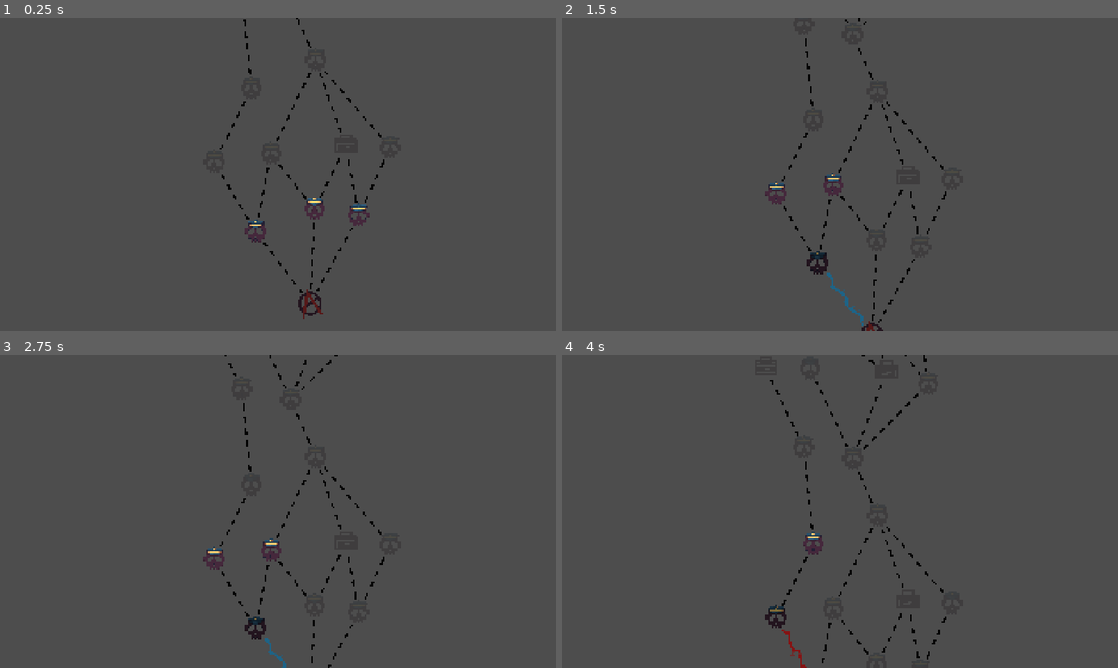
Above: before the commit, frames 1-4 (two rows, left to right).
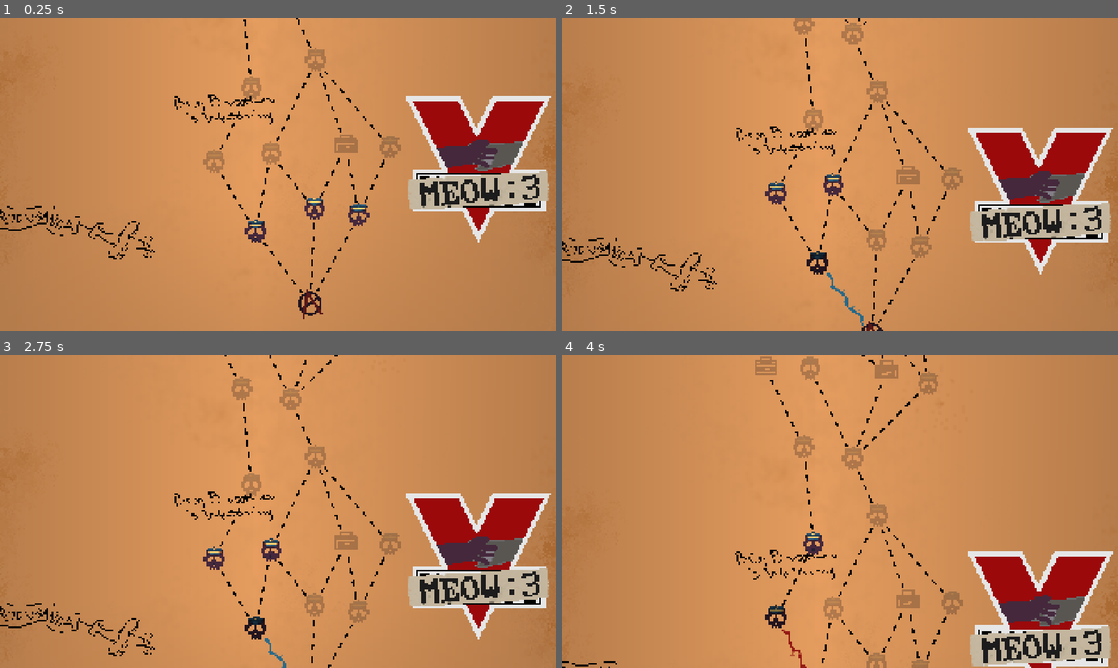
Above: after the commit, the same moments.

Repository: Winter-Aria/SouperSerious
Game: Godot game, scene res://Scenes/map_screen.tscn
The game is run twice, just before and just after one commit, with the same random seed, the same clock (stepped at 60 frames per second) and the same inputs. This scene is started directly instead of the project's main scene. The engine's default icon, where the game draws it, is replaced by a stand-in: a white triangle on a blue panel in a dark square.
Inputs (mouse positions are in pixels of both pictures, inside the frame that each line leads up to):
- Up to frame 1 (0.25 s): no input
- Up to frame 2 (1.5 s): click (873, 302) at 0.5 s; click (817, 230) at 1.27 s
- Up to frame 3 (2.75 s): click (255, 627) at 2.02 s
- Up to frame 4 (4 s): click (778, 558) at 2.77 s; click (778, 614) at 3.52 s

The runs differ from the first frame. In frame 1, 98% of the frame differs, in the area x 0-100%, y 0-100%; in frame 2, 98%; in frame 3, 99%; in frame 4, 99%.

Commit message:
added cause and effect stump.

Diff:
--- /dev/null
+++ b/souper-serious-game-jam/Scenes/CauseEffectRule.tscn
@@ -0,0 +1,74 @@
+[gd_scene format=3 uid="uid://dc212pest7jqu"]
+
+[ext_resource type="Script" uid="uid://dier3dbkoegkj" path="res://Scenes/global_rule.gd" id="1_75i0n"]
+
+[node name="GlobalRule" type="Control" unique_id=167755213 node_paths=PackedStringArray("newItemPromptLabel", "option1Button", "option2Button", "causeOptionsContainer", "effectOptionsContainer", "confirmButton", "continueButton")]
+layout_mode = 3
+anchors_preset = 0
+offset_right = 40.0
+offset_bottom = 40.0
+script = ExtResource("1_75i0n")
+newItemPromptLabel = NodePath("NewItemLabel")
+option1Button = NodePath("Option1")
+option2Button = NodePath("Option2")
+causeOptionsContainer = NodePath("CauseList")
+effectOptionsContainer = NodePath("EffectList")
+confirmButton = NodePath("Confirm")
+continueButton = NodePath("Continue")
+
+[node name="CauseList" type="VBoxContainer" parent="." unique_id=80174119]
+layout_mode = 0
+offset_left = 165.0
+offset_top = -133.0
+offset_right = 205.0
+offset_bottom = -93.0
+
+[node name="EffectList" type="VBoxContainer" parent="." unique_id=148304789]
+layout_mode = 0
+offset_left = 362.0
+offset_top = -131.0
+offset_right = 402.0
+offset_bottom = -91.0
+
+[node name="NewItemLabel" type="Label" parent="." unique_id=465352683]
+layout_mode = 0
+offset_left = 227.0
+offset_top = -176.0
+offset_right = 298.0
+offset_bottom = -137.0
+horizontal_alignment = 1
+
+[node name="Confirm" type="Button" parent="." unique_id=1578345682]
+layout_mode = 0
+offset_left = 429.0
+offset_top = 166.0
+offset_right = 500.0
+offset_bottom = 197.0
+text = "Confirm"
+
+[node name="Continue" type="Button" parent="." unique_id=708421926]
+layout_mode = 0
+offset_left = 530.0
+offset_top = 166.0
+offset_right = 609.0
+offset_bottom = 197.0
+text = "Continue"
+
+[node name="Camera2D" type="Camera2D" parent="." unique_id=977542475]
+position = Vector2(270, 11)
+zoom = Vector2(2.495, 2.495)
+
+[node name="Option1" type="Button" parent="." unique_id=1769967410]
+layout_mode = 0
+offset_left = 104.0
+offset_right = 176.0
+offset_bottom = 31.0
+text = "option 1"
+
+[node name="Option2" type="Button" parent="." unique_id=1703903856]
+layout_mode = 0
+offset_left = 369.0
+offset_top = 1.0
+offset_right = 441.0
+offset_bottom = 32.0
+text = "option 2"
--- /dev/null
+++ b/souper-serious-game-jam/Scenes/global_rule.gd
@@ -0,0 +1,119 @@
+extends Control
+
+@export var newItemPromptLabel: Label
+@export var option1Button: Button
+@export var option2Button: Button
+@export var causeOptionsContainer: VBoxContainer
+@export var effectOptionsContainer: VBoxContainer
+@export var confirmButton: Button
+@export var continueButton: Button
+
+var mapScreen: Node2D
+var selectedCause: RuleCause
+var selectedEffect: RuleEffect
+
+var pendingChoiceIsCause: bool = true
+var pendingOption1
+var pendingOption2
+
+func Setup(screen: Node2D) -> void:
+	$Camera2D.make_current()
+
+	mapScreen = screen
+	confirmButton.visible = false
+	continueButton.visible = false
+	option1Button.visible = true
+	option2Button.visible = true
+
+	confirmButton.pressed.connect(OnConfirmPressed)
+	continueButton.pressed.connect(OnContinuePressed)
+
+	PresentGrantChoice()
+
+func PresentGrantChoice() -> void:
+	if mapScreen.collectedCauses.size() == 0:
+		pendingChoiceIsCause = true
+	elif mapScreen.collectedEffects.size() == 0:
+		pendingChoiceIsCause = false
+	else:
+		pendingChoiceIsCause = randf() < 0.5
+
+	if pendingChoiceIsCause:
+		var allCauses = RuleContentList.GetAllCauses()
+		allCauses.shuffle()
+		pendingOption1 = allCauses[0]
+		pendingOption2 = allCauses[1]
+		newItemPromptLabel.text = "Choose a new Cause:"
+	else:
+		var allEffects = RuleContentList.GetAllEffects()
+		allEffects.shuffle()
+		pendingOption1 = allEffects[0]
+		pendingOption2 = allEffects[1]
+		newItemPromptLabel.text = "Choose a new Effect:"
+
+	option1Button.text = pendingOption1.displayName
+	option2Button.text = pendingOption2.displayName
+
+	option1Button.pressed.connect(OnOption1Picked)
+	option2Button.pressed.connect(OnOption2Picked)
+
+func OnOption1Picked() -> void:
+	ConfirmGrant(pendingOption1)
+
+func OnOption2Picked() -> void:
+	ConfirmGrant(pendingOption2)
+
+func ConfirmGrant(chosen) -> void:
+	option1Button.visible = false
+	option2Button.visible = false
+	option1Button.pressed.disconnect(OnOption1Picked)
+	option2Button.pressed.disconnect(OnOption2Picked)
+
+	if pendingChoiceIsCause:
+		mapScreen.collectedCauses.append(chosen)
+		newItemPromptLabel.text = "Gained Cause: " + chosen.displayName
+	else:
+		mapScreen.collectedEffects.append(chosen)
+		newItemPromptLabel.text = "Gained Effect: " + chosen.displayName
+
+	if mapScreen.collectedCauses.size() > 0 and mapScreen.collectedEffects.size() > 0:
+		PopulateOptions()
+		confirmButton.visible = true
+	else:
+		continueButton.visible = true
+
+func PopulateOptions() -> void:
+	for child in causeOptionsContainer.get_children():
+		child.queue_free()
+	for child in effectOptionsContainer.get_children():
+		child.queue_free()
+
+	for cause in mapScreen.collectedCauses:
+		var btn = Button.new()
+		btn.text = cause.displayName
+		btn.pressed.connect(func(): SelectCause(cause))
+		causeOptionsContainer.add_child(btn)
+
+	for effect in mapScreen.collectedEffects:
+		var btn = Button.new()
+		btn.text = effect.displayName
+		btn.pressed.connect(func(): SelectEffect(effect))
+		effectOptionsContainer.add_child(btn)
+
+func SelectCause(cause: RuleCause) -> void:
+	selectedCause = cause
+
+func SelectEffect(effect: RuleEffect) -> void:
+	selectedEffect = effect
+
+func OnConfirmPressed() -> void:
+	if selectedCause and selectedEffect:
+		var rule = ActiveRule.new()
+		rule.cause = selectedCause
+		rule.effect = selectedEffect
+		mapScreen.activeRules.append(rule)
+		confirmButton.visible = false
+		continueButton.visible = true
+
+func OnContinuePressed() -> void:
+	queue_free()
--- a/souper-serious-game-jam/Scenes/map_screen.tscn
+++ b/souper-serious-game-jam/Scenes/map_screen.tscn
@@ -6,6 +6,7 @@
 [ext_resource type="PackedScene" uid="uid://cnp5f5hgsntxr" path="res://Scenes/SpinThatWheel.tscn" id="3_w4cr0"]
 [ext_resource type="Script" uid="uid://bg3utsm30q026" path="res://Scripts/path_lines.gd" id="4_vmmbu"]
 [ext_resource type="Script" uid="uid://boic3mrdov2g4" path="res://Scripts/map_camera.gd" id="5_pc8n1"]
+[ext_resource type="PackedScene" uid="uid://dc212pest7jqu" path="res://Scenes/CauseEffectRule.tscn" id="5_w06ng"]
 [ext_resource type="Texture2D" uid="uid://o03akv7r11k4" path="res://Art/MapBackground/MapBackground.png" id="6_w4cr0"]
 
 [node name="MapScreen" type="Node2D" unique_id=7276114]
@@ -13,6 +14,7 @@
 MapButton = ExtResource("2_wcttb")
 PlayerMarkerScene = ExtResource("3_1qph8")
 WheelEncounterScene = ExtResource("3_w4cr0")
+GlobalRuleEncounterScene = ExtResource("5_w06ng")
 
 [node name="PathLines" type="Node2D" parent="." unique_id=952606393]
 scale = Vector2(2.4393706, 2.441481)
@@ -27,6 +29,6 @@
 [node name="Background" type="Sprite2D" parent="." unique_id=1641573354]
 z_index = -4
 texture_filter = 1
-position = Vector2(-7.9999695, -6504.0005)
+position = Vector2(-32.000004, -3192.0002)
 scale = Vector2(5.859863, 5.859863)
 texture = ExtResource("6_w4cr0")
--- /dev/null
+++ b/souper-serious-game-jam/Scripts/active_rule.gd
@@ -0,0 +1,8 @@
+extends Resource
+class_name ActiveRule
+
+var cause: RuleCause
+var effect: RuleEffect
+
+func GetDescription() -> String:
+	return "WHEN " + cause.displayName + " THEN " + effect.displayName
--- a/souper-serious-game-jam/Scripts/map_screen.gd
+++ b/souper-serious-game-jam/Scripts/map_screen.gd
@@ -6,9 +6,14 @@
 var currentNodeId: String = "start"
 var playerMarker: Node2D
 
+var collectedCauses: Array[RuleCause] = []
+var collectedEffects: Array[RuleEffect] = []
+var activeRules: Array[ActiveRule] = []
+
 @export var MapButton: PackedScene
 @export var PlayerMarkerScene: PackedScene
 @export var WheelEncounterScene: PackedScene
+@export var GlobalRuleEncounterScene: PackedScene
 
 func _ready() -> void:
 	var generator = MapGenerator.new()
@@ -26,17 +31,8 @@
 	add_child(playerMarker)
 
 	var startNode = FindNodeById("start")
-	var startNextRow = GetNextRowNodes(startNode)
 	$MapCamera.SetTarget(startNode)
 	MovePlayerMarkerTo(startNode)
-
-func GetNextRowNodes(node: MapNode) -> Array[MapNode]:
-	var nextRowNodes: Array[MapNode] = []
-	for connId in node.connections:
-		var target = FindNodeById(connId)
-		if target:
-			nextRowNodes.append(target)
-	return nextRowNodes
 
 func SpawnNodeButton(nodeData: MapNode) -> void:
 	var button = MapButton.instantiate()
@@ -70,8 +66,10 @@
 	LockSiblingsInSameRow(node)
 	RefreshAllButtons()
 	$PathLines.SetTraveled(traveledConnections)
+
 	$MapCamera.SetTarget(node)
 	MovePlayerMarkerTo(node)
+
 	if node.type != MapNode.NodeType.START:
 		TriggerEncounter(node)
 
@@ -84,9 +82,14 @@
 			wheelInstance.tree_exited.connect(OnEncounterClosed)
 			self.visible = false
 			set_process_input(false)
+		MapNode.NodeType.GLOBAL_RULE:
+			var ruleInstance = GlobalRuleEncounterScene.instantiate()
+			get_tree().root.add_child(ruleInstance)
+			ruleInstance.Setup(self)
+			ruleInstance.tree_exited.connect(OnEncounterClosed)
+			self.visible = false
+			set_process_input(false)
 		MapNode.NodeType.COMBAT:
-			pass
-		MapNode.NodeType.GLOBAL_RULE:
 			pass
 		MapNode.NodeType.BOSS:
 			pass
@@ -94,6 +97,7 @@
 func OnEncounterClosed() -> void:
 	self.visible = true
 	set_process_input(true)
+	$MapCamera.make_current()
 
 func LockSiblingsInSameRow(chosenNode: MapNode) -> void:
 	for node in mapNodes:
--- /dev/null
+++ b/souper-serious-game-jam/Scripts/rule_cause.gd
@@ -0,0 +1,6 @@
+extends Resource
+class_name RuleCause
+
+var id: String
+var displayName: String
+var description: String
--- /dev/null
+++ b/souper-serious-game-jam/Scripts/rule_content_list.gd
@@ -0,0 +1,30 @@
+extends RefCounted
+class_name RuleContentList
+
+static func GetAllCauses() -> Array[RuleCause]:
+	var causes: Array[RuleCause] = []
+	causes.append(MakeCause("on_damage_taken", "When you take damage"))
+	causes.append(MakeCause("on_turn_start", "At the start of your turn"))
+	causes.append(MakeCause("on_card_play", "When you play a card"))
+	causes.append(MakeCause("on_enemy_death", "When an enemy dies"))
+	return causes
+
+static func GetAllEffects() -> Array[RuleEffect]:
+	var effects: Array[RuleEffect] = []
+	effects.append(MakeEffect("draw_card", "Draw a card"))
+	effects.append(MakeEffect("heal_small", "Heal a small amount"))
+	effects.append(MakeEffect("deal_damage", "Deal damage to a random enemy"))
+	effects.append(MakeEffect("gain_block", "Gain a small amount of block"))
+	return effects
+
+static func MakeCause(id: String, name: String) -> RuleCause:
+	var c = RuleCause.new()
+	c.id = id
+	c.displayName = name
+	return c
+
+static func MakeEffect(id: String, name: String) -> RuleEffect:
+	var e = RuleEffect.new()
+	e.id = id
+	e.displayName = name
+	return e
--- /dev/null
+++ b/souper-serious-game-jam/Scripts/rule_effect.gd
@@ -0,0 +1,6 @@
+extends Resource
+class_name RuleEffect
+
+var id: String
+var displayName: String
+var description: String
Binary file added: souper-serious-game-jam/Art/CardBackground/CardBorder.aseprite
Binary file added: souper-serious-game-jam/Art/CardBackground/MainCardBackground.aseprite
Not shown, added: souper-serious-game-jam/Scenes/global_rule.gd.uid
Not shown, added: souper-serious-game-jam/Scripts/active_rule.gd.uid
Not shown, added: souper-serious-game-jam/Scripts/rule_cause.gd.uid
Not shown, added: souper-serious-game-jam/Scripts/rule_content_list.gd.uid
Not shown, added: souper-serious-game-jam/Scripts/rule_effect.gd.uid
